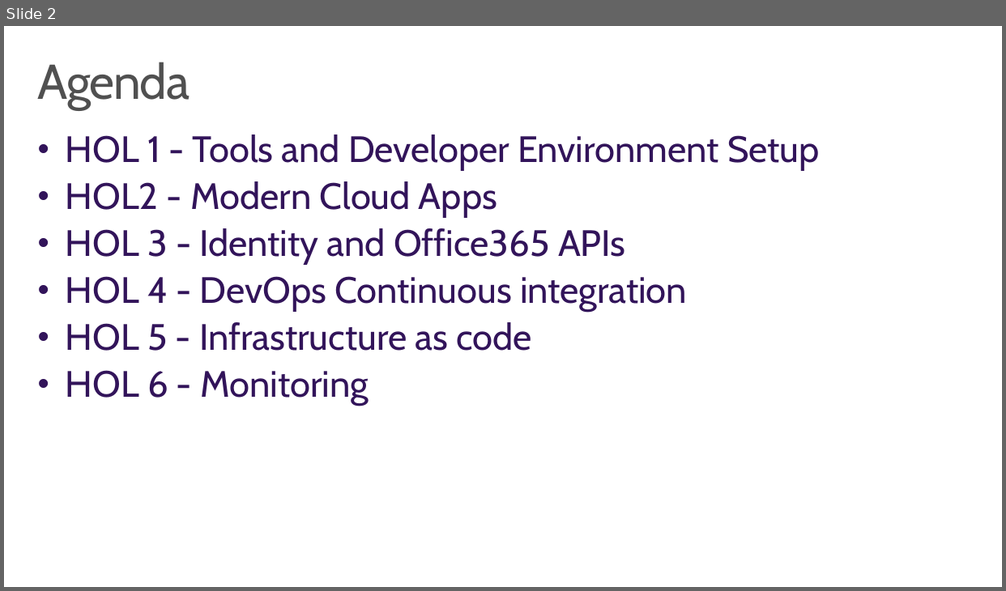
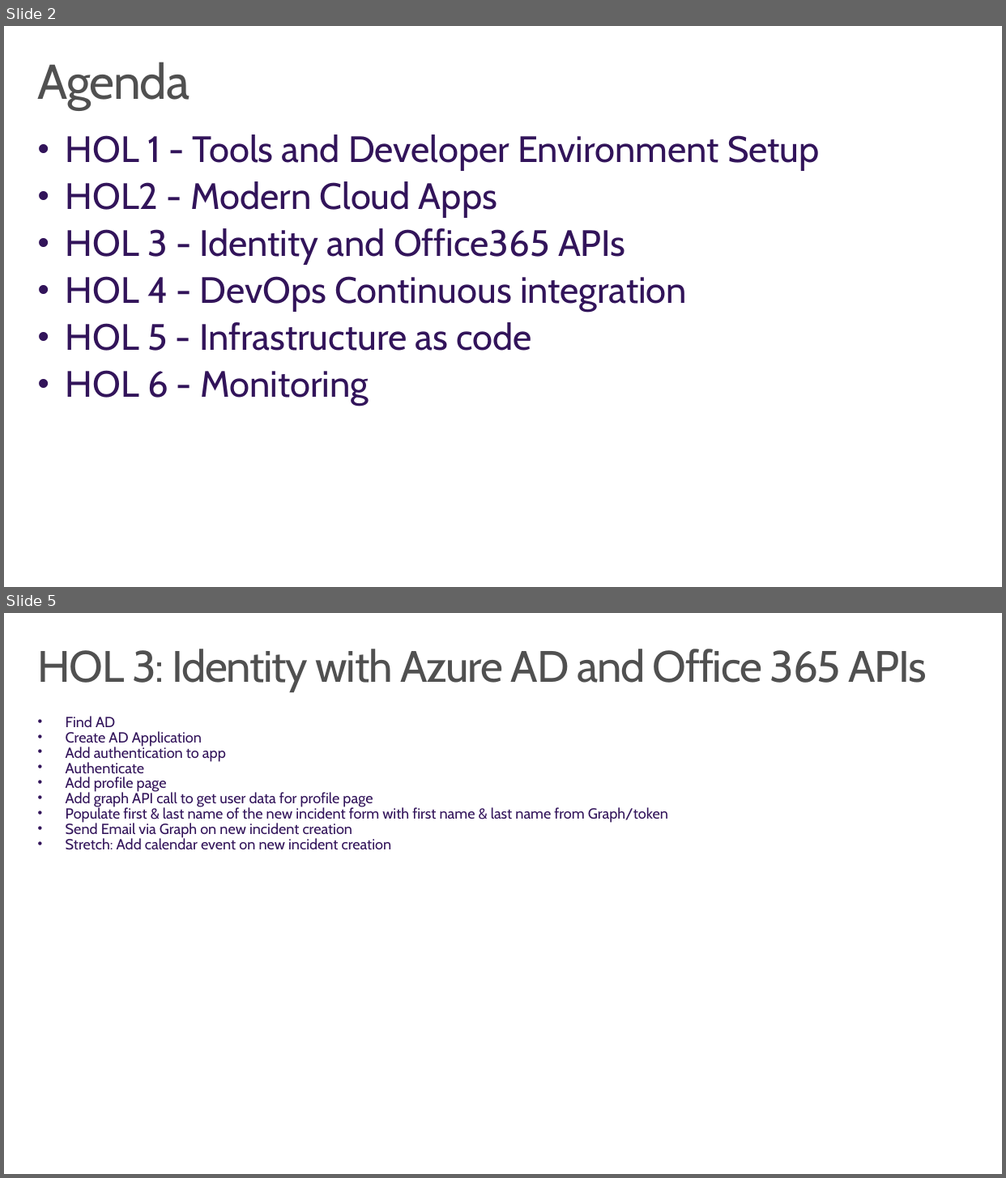
Before and after one commit to wely/DevCamp, a slide deck: Presentation/Module00-Hols.pptx. Shown one above the other, each under a label of ours: slide 2 before the commit, slides 2 and 5 after it; the slides between them are not shown. The pictures are 1006x591 and 1006x1178 pixels, drawn with LibreOffice and Linux fonts; fonts in the diff are those of the drawing; background and template pictures are left out. Boxes give left, top, right and bottom in pixels: in the first picture for what was removed or moved away, otherwise in the second. Text is boxed around its words. In the diff, an @@ line names an element or a change of style, - is before the commit and + after.

```diff
--- a/Presentation/Module00-Hols.pptx
+++ b/Presentation/Module00-Hols.pptx
@@ slide 5 added at box(4, 613, 1002, 1174), background #FFFFFF @@
@@ title added at box(38, 649, 927, 692), 43.2 pt, text #505050 @@
+HOL 3: Identity with Azure AD and Office 365 APIs
@@ text added at box(66, 716, 668, 850), 14.4 pt, text #32145A @@
+• Find AD
+• Create AD Application
+• Add authentication to app
+• Authenticate
+• Add profile page
+• Add graph API call to get user data for profile page
+• Populate first & last name of the new incident form with first name & last name from Graph/token
+• Send Email via Graph on new incident creation
+• Stretch: Add calendar event on new incident creation
```
Also in this commit, not shown: 5 other slides added, 1 slide removed.
